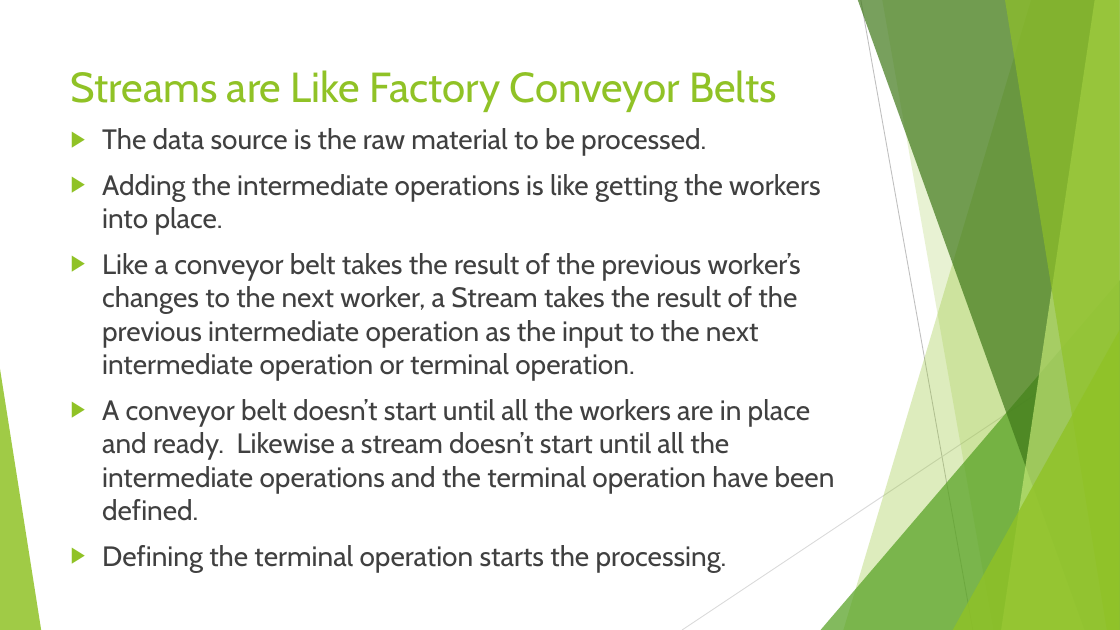
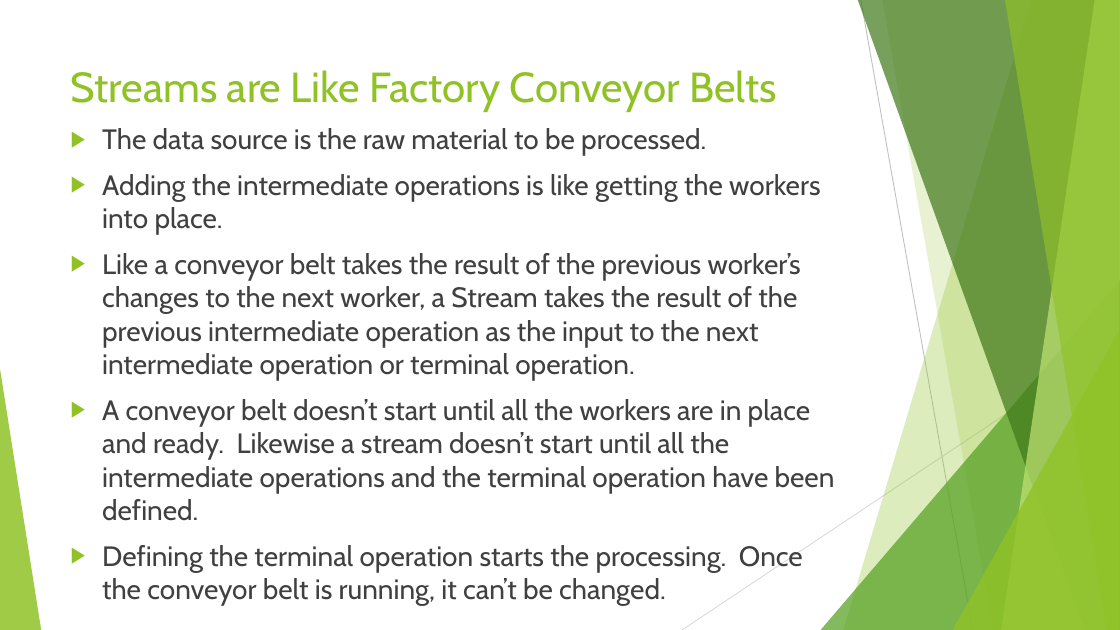
Before and after one commit to RichardRoda/2017-CodePaLOUsa-Lambda, a slide deck: slide 25 of Learning to Love the Lambda in the Stream.pptx. Drawn at 1120x630 pixels with LibreOffice and Linux fonts; fonts in the diff are those of the drawing. Boxes give left, top, right and bottom in pixels: in the first picture for what was removed or moved away, otherwise in the second. Text is boxed around its words. In the diff, an @@ line names an element or a change of style, - is before the commit and + after.

```diff
--- a/Learning to Love the Lambda in the Stream.pptx
+++ b/Learning to Love the Lambda in the Stream.pptx
@@ text at (102,545,803,606): text changed @@
-▶ Defining the terminal operation starts the processing.
+▶ Defining the terminal operation starts the processing. Once the conveyor belt is running, it can’t be changed.
```
Also in this commit, not shown: 16 other slides changed, 1 slide added, 1 other file.
